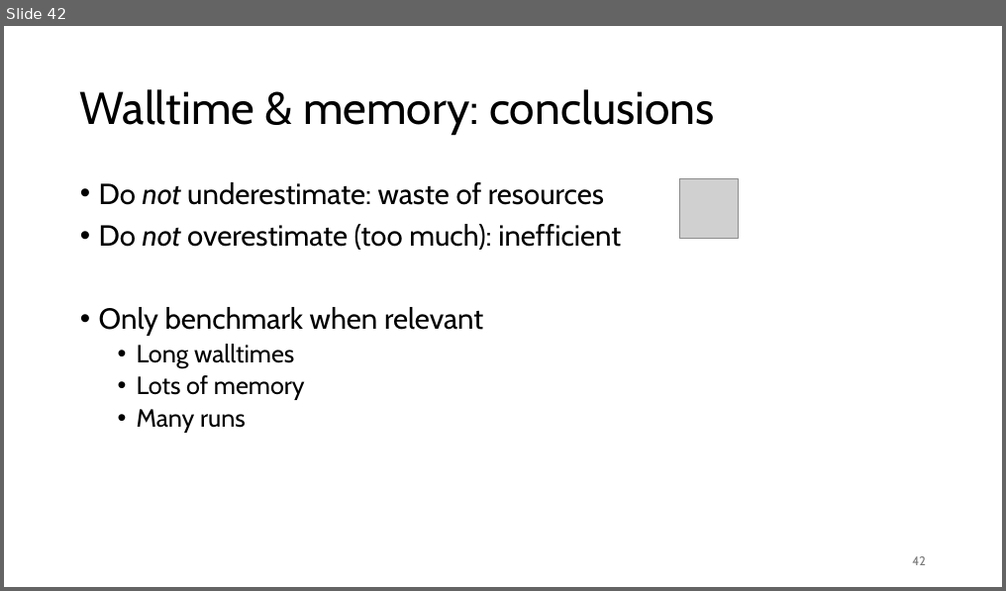
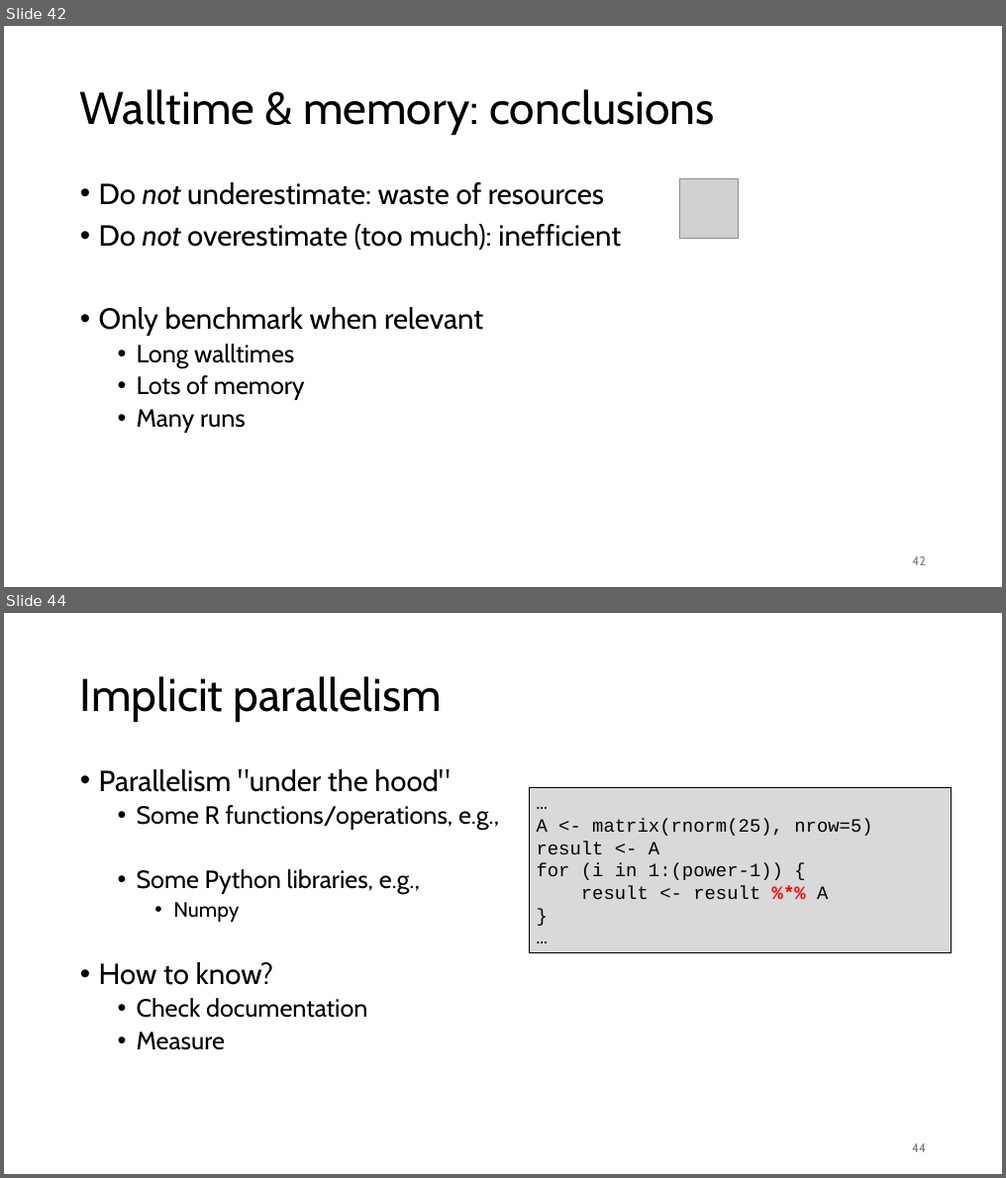
Before and after one commit to gjbex/Best-practices-for-data-science-on-HPC, a slide deck: best_practices_for_data_science_on_hpc.pptx. Shown one above the other, each under a label of ours: slide 42 before the commit, slides 42 and 44 after it; the slides between them are not shown. The pictures are 1006x591 and 1006x1178 pixels, drawn with LibreOffice and Linux fonts; fonts in the diff are those of the drawing; grey boxes stand for pictures. Boxes give left, top, right and bottom in pixels: in the first picture for what was removed or moved away, otherwise in the second. Text is boxed around its words. In the diff, an @@ line names an element or a change of style, - is before the commit and + after.

```diff
--- a/best_practices_for_data_science_on_hpc.pptx
+++ b/best_practices_for_data_science_on_hpc.pptx
@@ slide 44 added at <box>4,613,1002,1174</box>, background #FFFFFF @@
@@ title added at <box>80,676,442,722</box>, 44 pt, text #000000 @@
+Implicit parallelism
@@ text added at <box>99,769,499,1051</box>, 24 pt, text #000000 @@
+• Parallelism "under the hood"
+  • Some R functions/operations, e.g.,
+  • Some Python libraries, e.g.,
+    • Numpy
+• How to know?
+  • Check documentation
+  • Measure
@@ rectangle added at <box>529,787,951,954</box>, fill #D9D9D9, outline #000000 0.75 pt, 18 pt, text #000000 @@
+…
+A <- matrix(rnorm(25), nrow=5)
+result <- A
+for (i in 1:(power-1)) {
+result <- result %*% A
+}
+…
@@ page number added at <box>912,1144,926,1153</box>, 12 pt, text #797979 @@
+44
```
Also in this commit, not shown: 6 other slides added.
